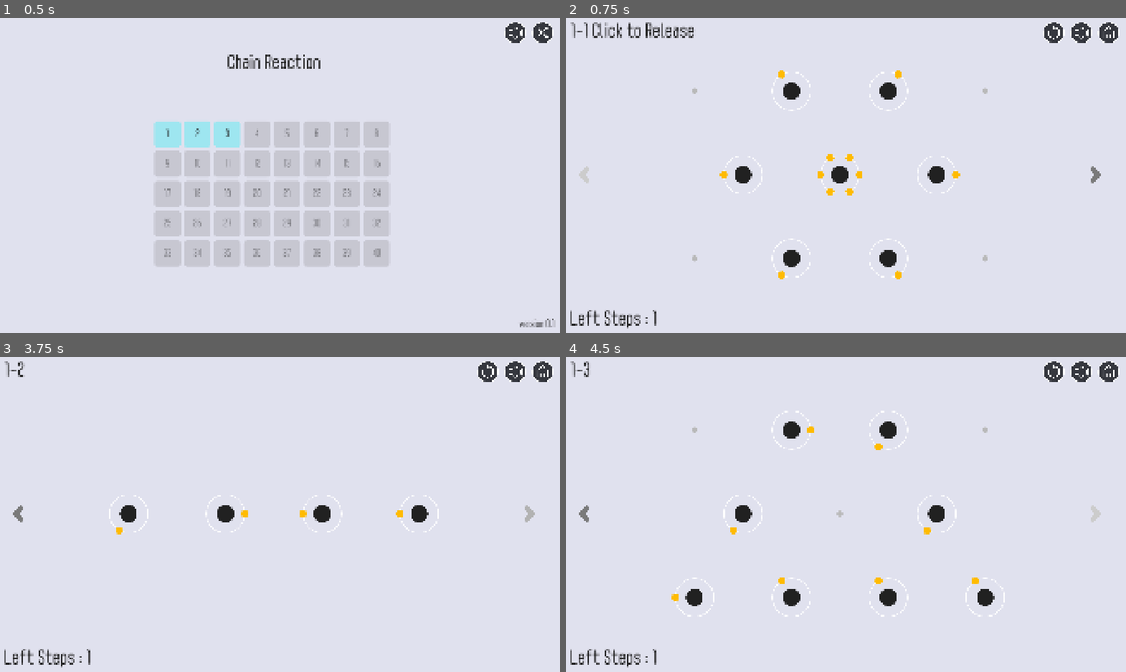
Above: before the commit, frames 1-4 (two rows, left to right).
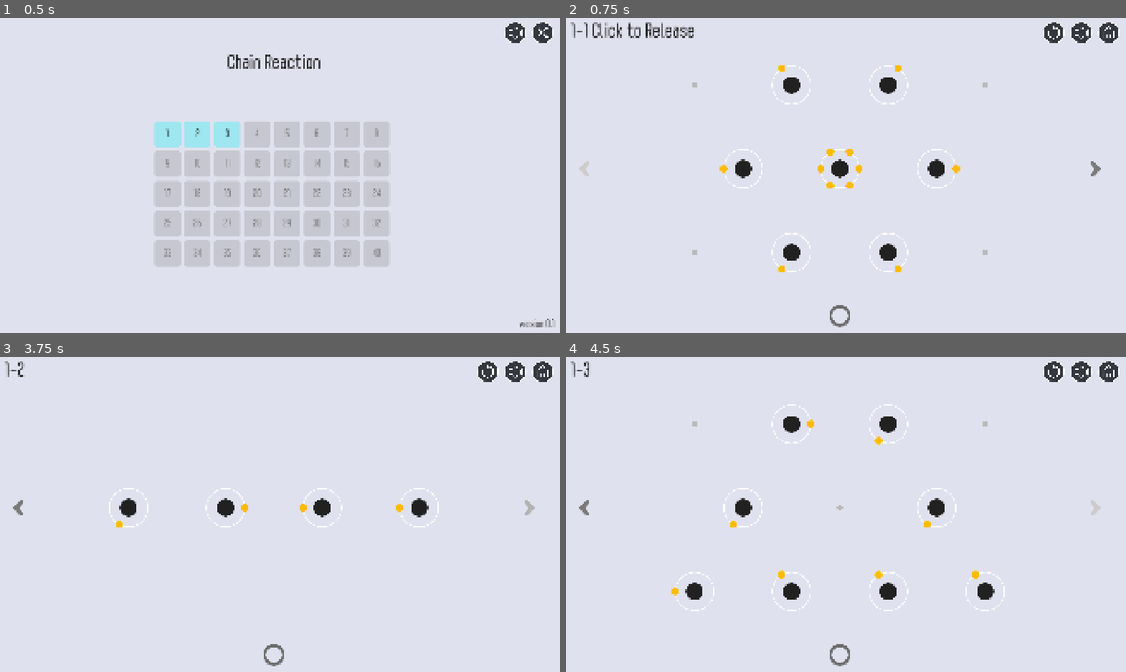
Above: after the commit, the same moments.

Repository: Ggross98/Godot-ChainReaction
Game: Godot game, scene res://scenes/main_menu.tscn
Two runs of this game, one before a commit and one after it. Both use one fixed random seed, a clock stepped at 60 frames per second and the inputs below. Sound files missing from this copy of the repository are replaced by a short silence.
Inputs (mouse positions are in pixels of both pictures, inside the frame that each line leads up to; where the layout moved, square brackets give the same spot in the first picture):
- Up to frame 1 (0.5 s): no input
- Up to frame 2 (0.75 s): click "1" at 0.5 s
- Up to frame 3 (3.75 s): click (487, 372) at 1.25 s; click (487, 372) at 2 s; click (487, 372) at 2.75 s; click (526, 508) [526, 514] at 3.5 s
- Up to frame 4 (4.5 s): click (1092, 508) [1092, 514] at 4.25 s

Frame 1 is identical in both runs. In frame 2, 2.7% of the frame differs, in the area x 0-96%, y 15-99%; in frame 3, 1.6%; in frame 4, 2.7%.

Commit message:
优化剩余步数显示方式

Diff:
--- a/chain-reaction/scenes/game.tscn
+++ b/chain-reaction/scenes/game.tscn
@@ -10,6 +10,7 @@
 [ext_resource type="Theme" path="res://assets/ui/hud_theme.tres" id="6_theme"]
 [ext_resource type="Texture2D" uid="uid://b5aydd3hs01p6" path="res://assets/sprites/ui/sound_off.png" id="7_mute_off"]
 [ext_resource type="Texture2D" uid="uid://dt7rqlqus1f08" path="res://assets/sprites/game/position_mark.png" id="8_mark"]
+[ext_resource type="Texture2D" uid="uid://cquuhrya3hhq4" path="res://assets/sprites/game/Nuclei.png" id="9_kvuet"]
 [ext_resource type="Texture2D" uid="uid://diuk1m3xnmx18" path="res://assets/sprites/ui/Arrows_pointer_left.svg" id="11_dinhu"]
 [ext_resource type="Texture2D" uid="uid://bofjjws8on1ba" path="res://assets/sprites/ui/Arrows_pointer_right.svg" id="12_kvuet"]
 
@@ -70,7 +71,51 @@
 horizontal_alignment = 1
 vertical_alignment = 1
 
-[node name="LeftSteps" type="Label" parent="CanvasLayer/HUD" unique_id=1500403264]
+[node name="LeftStepsParent" type="HBoxContainer" parent="CanvasLayer/HUD" unique_id=1229869973]
+layout_mode = 0
+offset_left = 650.0
+offset_top = 977.0
+offset_right = 1270.0
+offset_bottom = 1049.0
+theme_override_constants/separation = 24
+alignment = 1
+
+[node name="StepBall1" type="TextureRect" parent="CanvasLayer/HUD/LeftStepsParent" unique_id=1221303159]
+self_modulate = Color(0.41981313, 0.41981313, 0.4198131, 1)
+custom_minimum_size = Vector2(72, 72)
+layout_mode = 2
+texture = ExtResource("9_kvuet")
+expand_mode = 1
+
+[node name="Inner" type="TextureRect" parent="CanvasLayer/HUD/LeftStepsParent/StepBall1" unique_id=286668899]
+self_modulate = Color(0.8784314, 0.88235295, 0.93333334, 1)
+layout_mode = 0
+offset_left = 10.0
+offset_top = 10.0
+offset_right = 62.0
+offset_bottom = 62.0
+texture = ExtResource("9_kvuet")
+expand_mode = 1
+
+[node name="StepBall2" type="TextureRect" parent="CanvasLayer/HUD/LeftStepsParent" unique_id=999753546]
+self_modulate = Color(0.41981313, 0.41981313, 0.4198131, 1)
+custom_minimum_size = Vector2(72, 72)
+layout_mode = 2
+texture = ExtResource("9_kvuet")
+expand_mode = 1
+
+[node name="Inner" type="TextureRect" parent="CanvasLayer/HUD/LeftStepsParent/StepBall2" unique_id=877749620]
+self_modulate = Color(0.8784314, 0.88235295, 0.93333334, 1)
+layout_mode = 0
+offset_left = 10.0
+offset_top = 10.0
+offset_right = 62.0
+offset_bottom = 62.0
+texture = ExtResource("9_kvuet")
+expand_mode = 1
+
+[node name="LeftStepLabel" type="Label" parent="CanvasLayer/HUD" unique_id=1500403264]
+visible = false
 layout_mode = 1
 anchors_preset = 7
 anchor_left = 0.5
@@ -162,9 +207,9 @@
 custom_minimum_size = Vector2(72, 72)
 layout_mode = 0
 offset_left = 70.0
-offset_top = 504.0
+offset_top = 484.0
 offset_right = 142.0
-offset_bottom = 576.0
+offset_bottom = 556.0
 texture_normal = ExtResource("11_dinhu")
 ignore_texture_size = true
 stretch_mode = 5
@@ -173,9 +218,9 @@
 custom_minimum_size = Vector2(72, 72)
 layout_mode = 0
 offset_left = 1778.0
-offset_top = 504.0
+offset_top = 484.0
 offset_right = 1850.0
-offset_bottom = 576.0
+offset_bottom = 556.0
 texture_normal = ExtResource("12_kvuet")
 ignore_texture_size = true
 stretch_mode = 5
--- /dev/null
+++ b/chain-reaction/scripts/app/ui_step_balls.gd
@@ -0,0 +1,29 @@
+class_name UiStepBalls
+extends RefCounted
+
+
+static func spent_count(initial: int, remaining: int) -> int:
+	return maxi(maxi(initial, 0) - remaining, 0)
+
+
+static func inner_visible(index: int, initial: int, remaining: int) -> bool:
+	if index < 0 or index >= initial:
+		return false
+	return index >= spent_count(initial, remaining)
+
+
+static func sync(parent: Node, template: Control, initial: int, remaining: int) -> void:
+	if parent == null or template == null:
+		return
+	initial = maxi(initial, 0)
+	while parent.get_child_count() > initial:
+		var extra: Node = parent.get_child(parent.get_child_count() - 1)
+		parent.remove_child(extra)
+		extra.free()
+	while parent.get_child_count() < initial:
+		parent.add_child(template.duplicate())
+	var spent: int = spent_count(initial, remaining)
+	for i in range(parent.get_child_count()):
+		var inner: CanvasItem = parent.get_child(i).get_node_or_null("Inner") as CanvasItem
+		if inner:
+			inner.visible = i >= spent
--- a/chain-reaction/scripts/game.gd
+++ b/chain-reaction/scripts/game.gd
@@ -5,8 +5,10 @@
 const _ViewTransform := preload("res://scripts/view/view_transform.gd")
 const _I18n := preload("res://scripts/app/i18n.gd")
 const _UiButtonStyle := preload("res://scripts/app/ui_button_style.gd")
+const _UiStepBalls := preload("res://scripts/app/ui_step_balls.gd")
 const FONT_SIZE := 60
 const FONT_COLOR := Color(0.123, 0.123, 0.123)
+const BOARD_SCREEN_NUDGE_PX := 20.0
 
 @export var tex_sound_on: Texture2D
 @export var tex_sound_off: Texture2D
@@ -15,11 +17,12 @@
 var session = _GameSession.new()
 var _collapse_epoch: int = -1
 var _collapse_i: int = 0
+var _step_ball_template: Control
 
 @onready var board: Node2D = $Board
 @onready var title_label: Label = $CanvasLayer/HUD/Title
 @onready var state_label: Label = $CanvasLayer/HUD/StateInfo
-@onready var steps_label: Label = $CanvasLayer/HUD/LeftSteps
+@onready var steps_parent: HBoxContainer = $CanvasLayer/HUD/LeftStepsParent
 @onready var map_id_label: Label = $CanvasLayer/HUD/DebugBar/MapId
 @onready var pack_button: Button = $CanvasLayer/HUD/DebugBar/Pack
 @onready var restart_button: TextureButton = $CanvasLayer/HUD/Buttons/Restart
@@ -37,8 +40,8 @@
 	_I18n.load_locale("en")
 	_style_label(title_label)
 	_style_label(state_label)
-	_style_label(steps_label)
 	_style_label(map_id_label, 28)
+	_cache_step_ball_template()
 	restart_button.pressed.connect(_on_restart)
 	home_button.pressed.connect(_on_home)
 	mute_button.pressed.connect(_on_mute)
@@ -53,6 +56,7 @@
 	next_button.pressed.connect(_on_next)
 	pack_button.visible = false
 	debug_bar.visible = _GameLaunch.DEBUG_JUMP
+	board.position.y = -BOARD_SCREEN_NUDGE_PX / _ViewTransform.CAMERA_ZOOM
 	session.start_pack(_GameLaunch.pack_path, _GameLaunch.map_id)
 	_sync_launch()
 	_sync_mute_icon()
@@ -82,7 +86,7 @@
 func _refresh_hud() -> void:
 	title_label.text = session.hud_title()
 	state_label.text = session.hud_state()
-	steps_label.text = session.hud_steps()
+	_sync_step_balls()
 	var pack_name := _I18n.t("mode.custom") if session.pack_path() == _GameLaunch.CUSTOM else _I18n.t("mode.campaign")
 	map_id_label.text = "%s  %s  %s" % [pack_name, session.map_id(), session.hud_progress()]
 	pack_button.text = "Pack"
@@ -102,6 +106,25 @@
 		_collapse_i += 1
 		if ev.begins_with("collapse:"):
 			AudioService.play_collapse()
+
+
+func _cache_step_ball_template() -> void:
+	if steps_parent.get_child_count() == 0:
+		return
+	_step_ball_template = steps_parent.get_child(0).duplicate()
+	var inner: CanvasItem = _step_ball_template.get_node_or_null("Inner") as CanvasItem
+	if inner:
+		inner.visible = true
+
+
+func _sync_step_balls() -> void:
+	var initial := 0
+	if session.current_map != null:
+		initial = session.current_map.steps
+	var remaining := 0
+	if session.sim != null:
+		remaining = session.sim.steps
+	_UiStepBalls.sync(steps_parent, _step_ball_template, initial, remaining)
 
 
 func _sync_launch() -> void:
--- a/chain-reaction/tests/run_phase_e.gd
+++ b/chain-reaction/tests/run_phase_e.gd
@@ -30,6 +30,7 @@
 	_test_bgm_playlists()
 	_test_se_same_tick_coalesce()
 	_test_ui_hover_styles()
+	_test_step_balls()
 	_test_debug_jump_off()
 	_delete_test_file()
 	_SaveAccount.path = _saved_path
@@ -328,6 +329,30 @@
 	nav.queue_free()
 
 
+func _test_step_balls() -> void:
+	print("-- step balls")
+	var balls = preload("res://scripts/app/ui_step_balls.gd")
+	_check(balls.inner_visible(0, 3, 3) and balls.inner_visible(2, 3, 3), "all inners visible at start")
+	_check(not balls.inner_visible(0, 3, 2) and balls.inner_visible(1, 3, 2), "spend hides leftmost inner")
+	_check(not balls.inner_visible(0, 3, 0) and not balls.inner_visible(2, 3, 0), "all spent hides every inner")
+	var parent := HBoxContainer.new()
+	root.add_child(parent)
+	var template := Control.new()
+	var inner := TextureRect.new()
+	inner.name = "Inner"
+	inner.visible = true
+	template.add_child(inner)
+	balls.sync(parent, template, 3, 2)
+	_check(parent.get_child_count() == 3, "ball count matches initial steps")
+	_check(not (parent.get_child(0).get_node("Inner") as CanvasItem).visible, "left inner hidden after one spend")
+	_check((parent.get_child(1).get_node("Inner") as CanvasItem).visible, "remaining inners stay visible")
+	balls.sync(parent, template, 1, 1)
+	_check(parent.get_child_count() == 1, "rebuilds down to new map step count")
+	_check((parent.get_child(0).get_node("Inner") as CanvasItem).visible, "new map starts with inner visible")
+	parent.queue_free()
+	template.queue_free()
+
+
 func _test_debug_jump_off() -> void:
 	print("-- debug jump")
 	_check(_GameLaunch.DEBUG_JUMP == false, "DEBUG_JUMP default false")
Not shown, added: chain-reaction/scripts/app/ui_step_balls.gd.uid
